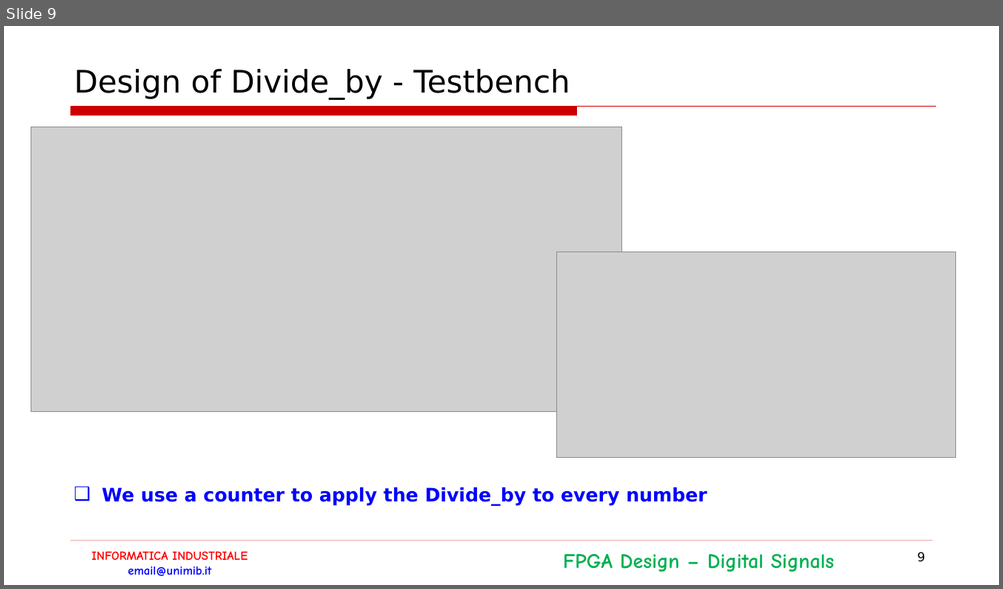
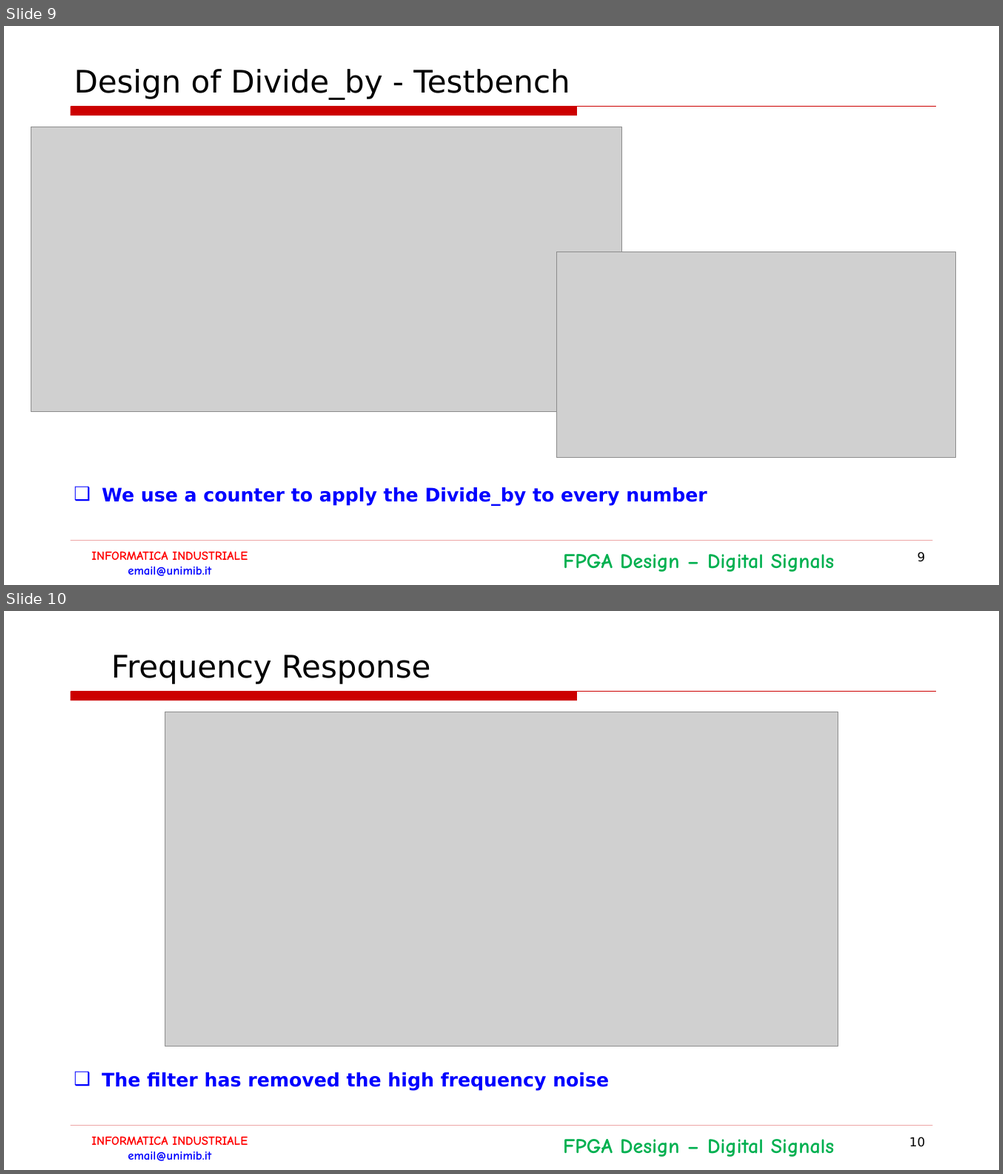
Before and after one commit to LorenzoPinaUnimib/InformaticaIndustriale, a slide deck: Documentazione.pptx. Shown one above the other, each under a label of ours: slide 9 before the commit, slides 9 and 10 after it. The pictures are 1003x589 and 1003x1174 pixels, drawn with LibreOffice and Linux fonts; fonts in the diff are those of the drawing; grey boxes stand for pictures; background and template pictures are left out. Boxes give left, top, right and bottom in pixels: in the first picture for what was removed or moved away, otherwise in the second. Text is boxed around its words. In the diff, an @@ line names an element or a change of style, - is before the commit and + after.

```diff
--- a/Documentazione.pptx
+++ b/Documentazione.pptx
@@ slide 10 added at box(4, 611, 999, 1170), background #FFFFFF; not listed: 4 template elements that a slide beside it also shows @@
@@ title added at box(111, 655, 430, 684), 30 pt, text #000000 @@
+  Frequency Response
@@ picture added at box(165, 712, 838, 1047) @@
@@ text added at box(102, 1073, 609, 1091), 18 pt, text #0000FF, bold @@
+❑ The filter has removed the high frequency noise
@@ page number added at box(909, 1137, 925, 1147), 12 pt, text #000000 @@
+10
```
Also in this commit, not shown: 12 slides changed, 1 other slide added, 2 slides removed, 1 other file.
